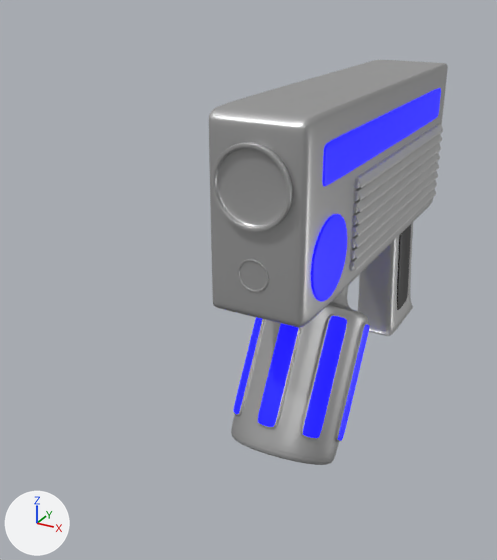
A saved change to the Blender file Raw/Sci-fi/Gun.blend.
The view is the same before and after, from a 50 mm lens placed at (1.38, -3.82, 1.0), pointed at (-0.32, -0.74, -0.54). The lights are fixed; the arrows at lower left show +X, +Y and +Z.

In view in the first picture: 'Gun', 'gunPart'.
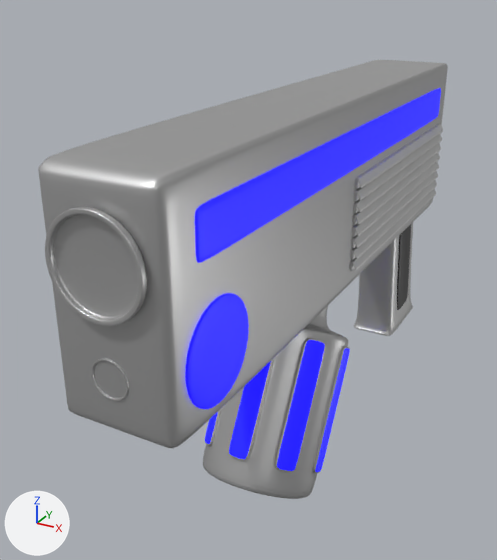
The change in detail:
me_cube is used by ob_gun; location (0.0, 0.0, 0.0).
me_cube had 4592 vertices, 4406 faces and spanned x -0.29..0.29, y -1.3..1.15, z -1.4..0.49.
me_cube now has 4592 vertices, 4406 faces and spans x -0.29..0.29, y -2.32..1.15, z -1.4..0.49.
me_cube part 1: the loose piece of 224 vertices spanning x -0.2..0.2, y -1.3..-1.25, z -0.02..0.37 is moved by (0.0, -1.02, 0.0).
me_cube part 2: the loose piece of 224 vertices spanning x -0.08..0.08, y -1.27..-1.25, z -0.33..-0.17 is moved by (0.0, -1.02, 0.0).
me_cube part 3: the loose piece of 96 vertices spanning x 0.24..0.26, y -1.18..-0.76, z -0.43..0.0 is moved by (0.0, -1.02, 0.0).
me_cube part 4: 70 of the vertices in x -0.26..0.26, y -1.27..-1.0, z 0.15..0.49 are moved by (0.0, -1.02, 0.0).
me_cube part 5: 38 of the vertices in x -0.25..0.25, y -1.27..-1.19, z -0.49..-0.43 are moved by (0.0, -1.02, 0.0).
Object 'gunPart' (ob_gunpart) moves from (-0.021, -0.396, -0.644) to (-0.021, -0.702, -0.644).

Location of each change, (x1, y1, x2, y2) in pixels of the pictures (497 x 560 px; the box of a moved part takes in the faces that stretch with it):
'Gun', reshaped (71% wider, 40% taller): before (209, 59, 448, 336); after (38, 59, 448, 448)
'gunPart', moved: before (231, 286, 369, 465); after (203, 306, 350, 499)
part 1 of me_cube, moved or reshaped: before (211, 143, 292, 232); after (45, 207, 147, 326)
part 2 of me_cube, moved or reshaped: before (237, 259, 269, 292); after (91, 358, 129, 401)
part 3 of me_cube, moved or reshaped: before (311, 214, 347, 301); after (185, 293, 248, 409)
part 4 of me_cube, moved or reshaped: before (209, 80, 427, 186); after (38, 84, 419, 263)
part 5 of me_cube, moved or reshaped: before (209, 151, 384, 328); after (44, 158, 373, 448)
